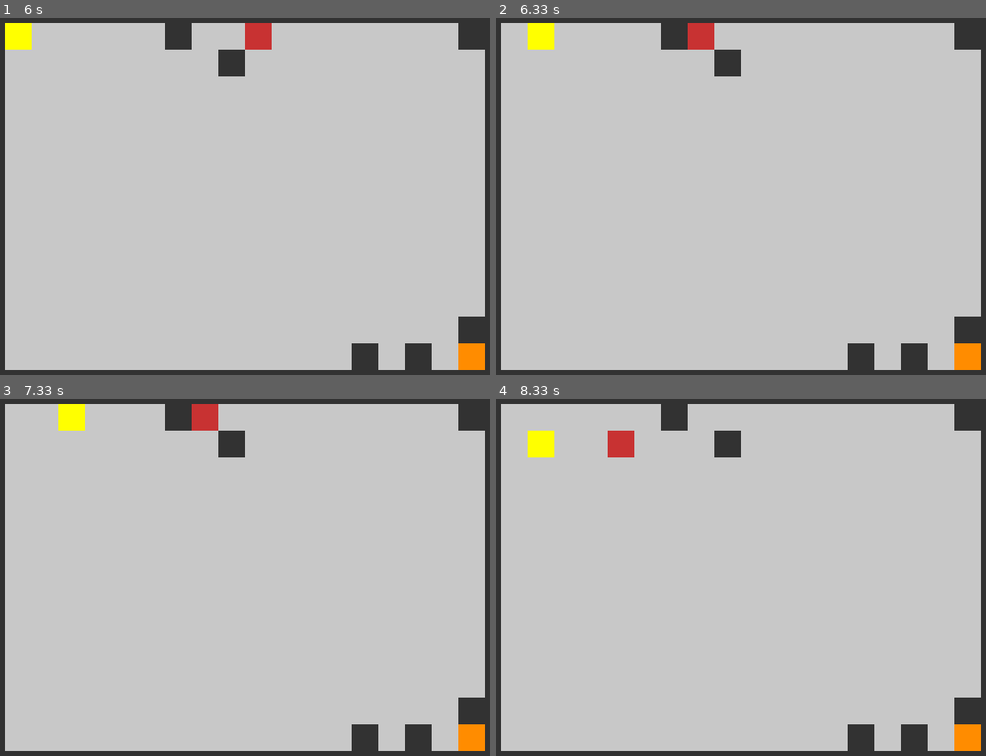
Above: before the commit, frames 1-4 (two rows, left to right).
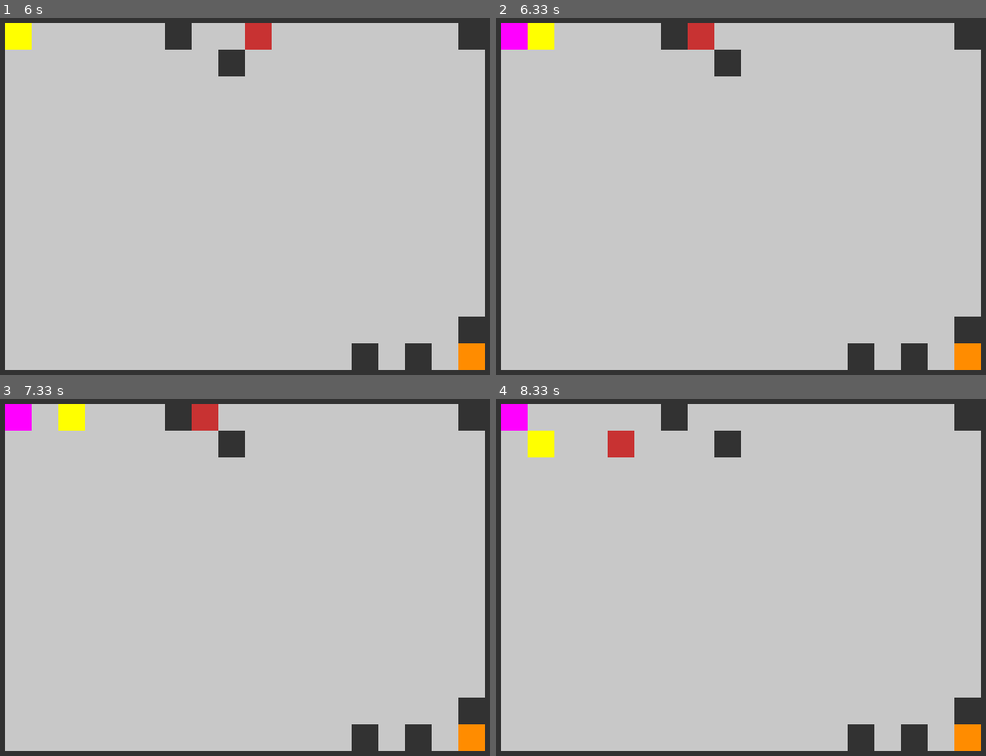
Above: after the commit, the same moments.

Repository: Job-Sandi-07/proyecto-laberinto
Game: pygame game, started from src/main.py
Same seed, same stepped clock (60 frames per second), same inputs: the game is played once before the commit and once after it.
Inputs:
- Up to frame 1 (6 s): type "1 (at the terminal prompt)" at 0 s; tap T at 0.33 s; hold Right 0.67-1.13 s; hold Up 1.17-1.47 s; hold Right 1.5-1.97 s; hold Left 2-2.53 s; hold Down 2.57-2.87 s; hold Left 2.9-3.3 s; hold Up 3.33-3.7 s; hold Right 3.73-4.37 s; type "1 (at the terminal prompt)" at 4 s; hold Down 4.4-4.77 s; tap W at 4.8 s; hold T 5.2-5.67 s; hold Left 5.2-5.67 s
- Up to frame 2 (6.33 s): hold Right from 6.2 s (still down)
- Up to frame 3 (7.33 s): release Right at 6.67 s; hold Right from 7.03 s (still down)
- Up to frame 4 (8.33 s): release Right at 7.5 s; hold Left 7.53-8.07 s; hold Down from 8.1 s (still down)

Frame 1 is identical in both runs. In frame 2, 0.4% of the frame differs, in the area x 1-7%, y 1-9%; in frame 3, 0.4%; in frame 4, 0.4%.

Commit message:
Implementación de trampas

Diff:
--- a/src/entidades/__init__.py
+++ b/src/entidades/__init__.py
@@ -1,4 +1,5 @@
 from .enemigo import Enemigo, MODO_ESCAPA, MODO_CAZADOR
-from ..jugador import Jugador  # Jugador está en paquete src/jugador
+from ..jugador import Jugador  # Jugador está en src/jugador
+from .trampa import Trampa
 
-__all__ = ["Enemigo", "MODO_ESCAPA", "MODO_CAZADOR", "Jugador"]
+__all__ = ["Enemigo", "MODO_ESCAPA", "MODO_CAZADOR", "Jugador", "Trampa"]
--- /dev/null
+++ b/src/entidades/trampa.py
@@ -0,0 +1,36 @@
+from typing import Optional, Tuple
+
+from .enemigo import Enemigo
+
+
+class Trampa:
+    SIMBOLO_TEXTO = "X"
+
+    def __init__(self, x: int, y: int, tiempo_colocacion: float) -> None:
+        self.x = x
+        self.y = y
+        self.tiempo_colocacion = tiempo_colocacion
+        self.activa: bool = True
+        self.tiempo_uso: Optional[float] = None
+    def posicion(self) -> Tuple[int, int]:
+        return self.x, self.y
+
+    def esta_activa(self) -> bool:
+        return self.activa
+
+    def desactivar(self, tiempo_actual: Optional[float] = None) -> None:
+        self.activa = False
+        if tiempo_actual is not None:
+            self.tiempo_uso = tiempo_actual
+
+    def activar_si_enemigo_pisa(self, enemigo: Enemigo, tiempo_actual: float) -> bool:
+        if not self.activa or not enemigo.vivo:
+            return False
+
+        if enemigo.posicion != self.posicion:
+            return False
+
+        enemigo.matar(tiempo_actual)
+        self.activa = False
+        self.tiempo_uso = tiempo_actual
+        return True
--- a/src/main.py
+++ b/src/main.py
@@ -7,8 +7,8 @@
 def main() -> None:
     while True:
         print("=== LABERINTO – PROYECTO II ===")
-        print("1) Jugar Modo Escapa (interfaz gráfica)")
-        print("2) Jugar Modo Cazador (interfaz gráfica)")
+        print("1) Jugar Modo Escapa")
+        print("2) Jugar Modo Cazador")
         print("Q) Salir")
         opcion = input("Elige una opción: ").strip().lower()
 
@@ -22,7 +22,7 @@
         else:
             print("Opción no válida.")
             input("Enter para continuar...")
-            print()  # línea en blanco
+            print()
 
 
 if __name__ == "__main__":
--- a/src/ui/pygame_ui.py
+++ b/src/ui/pygame_ui.py
@@ -1,11 +1,12 @@
 from typing import List, Tuple
+import random
 
 import pygame
 
 from src.mapa import generar_mapa
 from src.mapa.mapa import Mapa
 from src.mapa.casillas import COD_CAMINO, COD_MURO, COD_TUNEL, COD_LIANA
-from src.entidades import Enemigo, Jugador, MODO_ESCAPA, MODO_CAZADOR
+from src.entidades import Enemigo, Jugador, MODO_ESCAPA, MODO_CAZADOR, Trampa
 
 
 # ----- Configuración visual -----
@@ -22,6 +23,13 @@
 COLOR_JUGADOR = (255, 255, 0)
 COLOR_ENEMIGO = (200, 50, 50)
 COLOR_SALIDA = (255, 140, 0)
+COLOR_TRAMPA = (255, 0, 255)  # morado para trampas
+
+
+# ----- Configuración de trampas -----
+MAX_TRAMPAS_ACTIVAS = 3
+COOLDOWN_TRAMPA = 5.0             # segundos entre colocaciones
+RESPAWN_ENEMIGO_TRAMPA = 10.0     # segundos para respawn de enemigos muertos por trampa
 
 
 def _dibujar_mapa(
@@ -29,10 +37,12 @@
     mapa: Mapa,
     pos_jugador: Tuple[int, int],
     posiciones_enemigos: List[Tuple[int, int]],
+    posiciones_trampas: List[Tuple[int, int]],
 ) -> None:
     pantalla.fill(COLOR_FONDO)
 
     enemigos_set = set(posiciones_enemigos)
+    trampas_set = set(posiciones_trampas)
 
     for y in range(mapa.alto):
         for x in range(mapa.ancho):
@@ -58,6 +68,11 @@
     rect_salida = pygame.Rect(sx * TAM_CELDA, sy * TAM_CELDA, TAM_CELDA, TAM_CELDA)
     pygame.draw.rect(pantalla, COLOR_SALIDA, rect_salida)
 
+    # Dibujar trampas
+    for tx, ty in trampas_set:
+        rect_trampa = pygame.Rect(tx * TAM_CELDA, ty * TAM_CELDA, TAM_CELDA, TAM_CELDA)
+        pygame.draw.rect(pantalla, COLOR_TRAMPA, rect_trampa)
+
     # Dibujar jugador
     jx, jy = pos_jugador
     rect_jugador = pygame.Rect(jx * TAM_CELDA, jy * TAM_CELDA, TAM_CELDA, TAM_CELDA)
@@ -85,9 +100,7 @@
 
     # Crear ventana
     pantalla = pygame.display.set_mode((mapa.ancho * TAM_CELDA, mapa.alto * TAM_CELDA))
-    pygame.display.setCaption = pygame.display.set_caption(
-        f"Laberinto - Modo {modo.upper()}"
-    )
+    pygame.display.set_caption(f"Laberinto - Modo {modo.upper()}")
 
     reloj = pygame.time.Clock()
 
@@ -100,9 +113,16 @@
     for _ in range(3):
         enemigos.append(Enemigo(sx, sy))
 
+    # Trampas
+    trampas: List[Trampa] = []
+    ultima_trampa = 0.0  # tiempo en segundos
+
     ejecutando = True
 
     while ejecutando:
+        # Tiempo actual en segundos
+        tiempo_actual = pygame.time.get_ticks() / 1000.0
+
         # ----- Manejo de eventos -----
         for evento in pygame.event.get():
             if evento.type == pygame.QUIT:
@@ -111,11 +131,41 @@
                 if evento.key == pygame.K_ESCAPE:
                     ejecutando = False
                 else:
+                    # Movimiento del jugador
                     _manejar_tecla_movimiento(evento.key, mapa, jugador)
+
+                    # Colocar trampa solo en MODO_ESCAPA
+                    if modo == MODO_ESCAPA and evento.key == pygame.K_t:
+                        if _intentar_colocar_trampa(
+                            jugador,
+                            mapa,
+                            trampas,
+                            tiempo_actual,
+                            ultima_trampa,
+                        ):
+                            ultima_trampa = tiempo_actual
 
         # ----- Actualizar enemigos -----
         for enemigo in enemigos:
             enemigo.actualizar(mapa, jugador.posicion(), modo)
+
+        # ----- Trampas: matar enemigos que las pisen -----
+        trampas_restantes: List[Trampa] = []
+        for trampa in trampas:
+            trampa_ocupo_enemigo = False
+            for enemigo in enemigos:
+                if enemigo.vivo and enemigo.posicion == trampa.posicion():
+                    enemigo.matar(tiempo_actual)
+                    trampa_ocupo_enemigo = True
+            if not trampa_ocupo_enemigo:
+                trampas_restantes.append(trampa)
+        trampas = trampas_restantes
+
+        # ----- Respawn de enemigos muertos por trampas -----
+        for enemigo in enemigos:
+            if enemigo.listo_para_respawn(tiempo_actual, RESPAWN_ENEMIGO_TRAMPA):
+                ex, ey = _buscar_posicion_valida_enemigo(mapa)
+                enemigo.respawnear((ex, ey))
 
         # ----- Comprobar condiciones sencillas de fin -----
         if modo == MODO_ESCAPA and jugador.posicion() == mapa.salida:
@@ -131,7 +181,16 @@
 
         # ----- Dibujar -----
         posiciones_enemigos = [e.posicion for e in enemigos]
-        _dibujar_mapa(pantalla, mapa, jugador.posicion(), posiciones_enemigos)
+        # OJO: aquí usamos t.posicion() para obtener (x, y)
+        posiciones_trampas = [t.posicion() for t in trampas]
+
+        _dibujar_mapa(
+            pantalla,
+            mapa,
+            jugador.posicion(),
+            posiciones_enemigos,
+            posiciones_trampas,
+        )
         pygame.display.flip()
 
         reloj.tick(FPS)
@@ -155,5 +214,65 @@
         dx = 1
 
     if dx != 0 or dy != 0:
-        # Usamos tu método existente de Jugador
         jugador.mover(dx, dy, mapa)
+
+
+def _buscar_posicion_valida_enemigo(mapa: Mapa) -> Tuple[int, int]:
+    """
+    Devuelve una posición válida para respawn de enemigos:
+    - No es muro
+    - Es transitable para enemigo
+    - No es inicio del jugador ni salida
+    """
+    while True:
+        ex = random.randint(0, mapa.ancho - 1)
+        ey = random.randint(0, mapa.alto - 1)
+
+        if (ex, ey) == mapa.inicio_jugador or (ex, ey) == mapa.salida:
+            continue
+
+        if not mapa.es_transitable_por_enemigo(ex, ey):
+            continue
+
+        return ex, ey
+
+
+def _intentar_colocar_trampa(
+    jugador: Jugador,
+    mapa: Mapa,
+    trampas: List[Trampa],
+    tiempo_actual: float,
+    ultima_trampa: float,
+) -> bool:
+    """
+    Intenta colocar una trampa en la posición actual del jugador
+    respetando:
+      - Máximo de trampas activas
+      - Cooldown entre colocaciones
+    Devuelve True si se colocó, False si no.
+    """
+    if len(trampas) >= MAX_TRAMPAS_ACTIVAS:
+        print("Ya tienes el máximo de trampas activas.")
+        return False
+
+    if tiempo_actual - ultima_trampa < COOLDOWN_TRAMPA:
+        restante = COOLDOWN_TRAMPA - (tiempo_actual - ultima_trampa)
+        print(f"Aún no puedes colocar otra trampa. Espera {restante:.1f} s.")
+        return False
+
+    tx, ty = jugador.posicion()
+
+    # No poner trampa donde no puede estar el jugador (por seguridad)
+    if not mapa.es_transitable_por_jugador(tx, ty):
+        print("No puedes colocar una trampa aquí.")
+        return False
+
+    # Evitar duplicar trampa en la misma casilla
+    if any(t.posicion() == (tx, ty) for t in trampas):
+        print("Ya hay una trampa en esta casilla.")
+        return False
+
+    trampa = Trampa(tx, ty, tiempo_colocacion=tiempo_actual)
+    trampas.append(trampa)
+    print("Trampa colocada.")
+    return True
